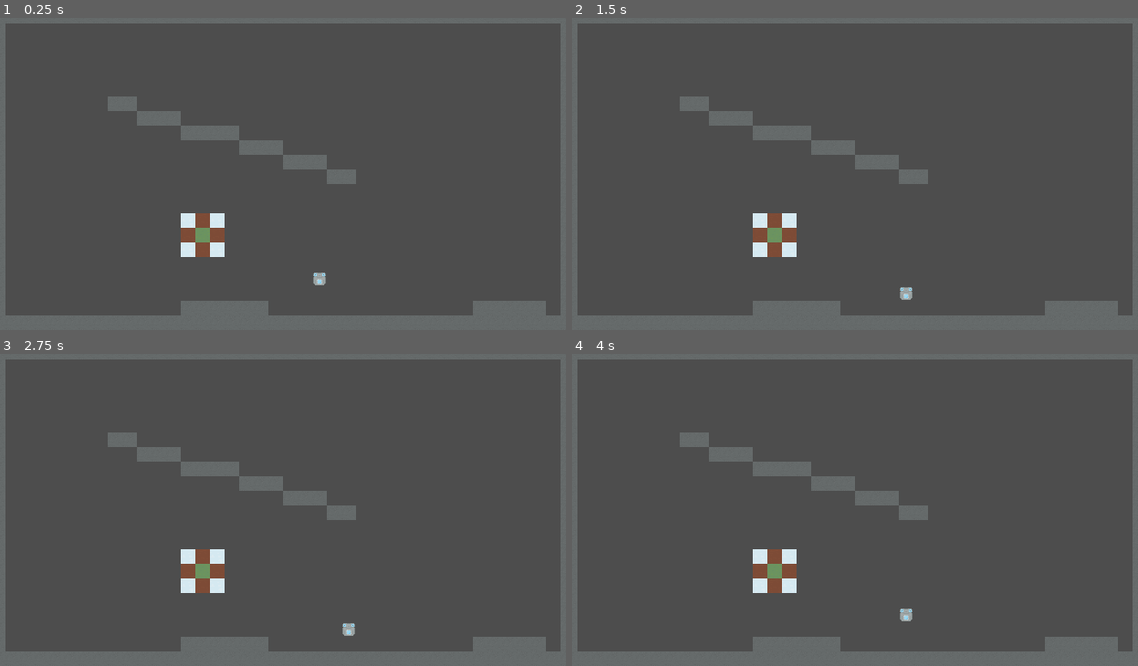
Above: before the commit, frames 1-4 (two rows, left to right).
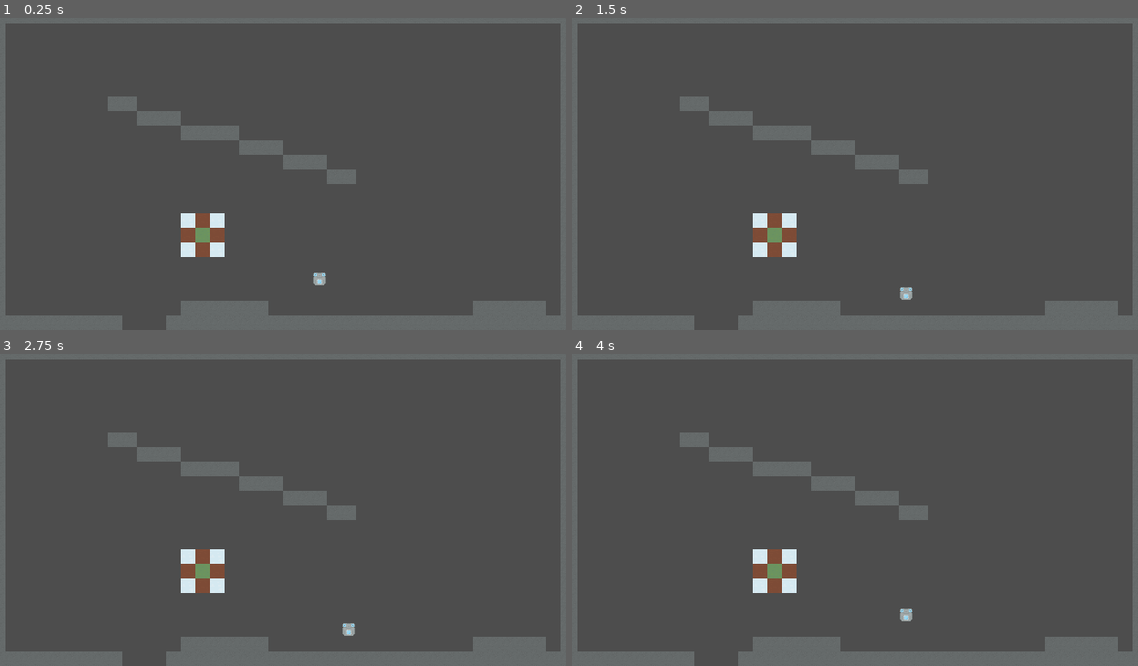
Above: after the commit, the same moments.

Repository: PhotonChaos/TemperatureBalance
Game: Godot game, scene res://main.tscn
Same seed, same stepped clock (60 frames per second), same inputs: the game is played once before the commit and once after it.
Inputs:
- Up to frame 1 (0.25 s): no input
- Up to frame 2 (1.5 s): tap Enter at 0.5 s; hold Right (move_right) 0.53-1.28 s; tap Space at 1.25 s; hold Down (move_down) from 1.28 s (still down)
- Up to frame 3 (2.75 s): tap Enter at 2 s; release Down (move_down) at 2.03 s; hold Right (move_right) from 2.03 s (still down)
- Up to frame 4 (4 s): tap Space at 2.75 s; release Right (move_right) at 2.78 s; hold Up (move_up) 2.78-3.53 s; tap Enter at 3.5 s; hold Left (move_left) from 3.53 s (still down)

The runs differ from the first frame. In frame 1, 0.4% of the frame differs, in the area x 21-30%, y 95-100%; in frame 2, 0.4%; in frame 3, 0.4%; in frame 4, 0.4%.

Commit message:
Add collision detection and tile functionality system

Diff:
--- a/Level.tscn
+++ b/Level.tscn
@@ -9,18 +9,22 @@
 [ext_resource type="TileSet" uid="uid://bmn3sy6b1w8dl" path="res://textures/level_player_tiles.tres" id="6_i544d"]
 
 [sub_resource type="TileSetAtlasSource" id="TileSetAtlasSource_mudnd"]
+resource_name = "Concrete"
 texture = ExtResource("2_lfkjb")
 0:0/0 = 0
 
 [sub_resource type="TileSetAtlasSource" id="TileSetAtlasSource_edfh0"]
+resource_name = "Dirt"
 texture = ExtResource("3_c60es")
 0:0/0 = 0
 
 [sub_resource type="TileSetAtlasSource" id="TileSetAtlasSource_qwjse"]
+resource_name = "Grass"
 texture = ExtResource("4_ml36j")
 0:0/0 = 0
 
 [sub_resource type="TileSetAtlasSource" id="TileSetAtlasSource_m23w1"]
+resource_name = "Ice"
 texture = ExtResource("5_wknhe")
 0:0/0 = 0
 
@@ -35,7 +39,7 @@
 player_template = ExtResource("2_k4dkn")
 
 [node name="LevelLayer" type="TileMapLayer" parent="."]
-tile_map_data = PackedByteArray("AAAAAAAAAAAAAAAAAAAAAAEAAAA …(416 unchanged characters)… AAAAAAAAHABUAAAAAAAAAAAAIABUAAAAAAAAAAAAJABUAAAAAAAAAAAAKABUAAAAAAAAAAAALABUAAAAAAAAAAAAMABUAAAAAAAAAAAANABQAAAAAAAAAAAAOABQAAAA …(1947 unchanged characters)…
+tile_map_data = PackedByteArray("AAAAAAAAAAAAAAAAAAAAAAEAAAA …(416 unchanged characters)… AAAAAAAAHABUAAAAAAAAAAAAIABUAAAAAAAAAAAAMABUAAAAAAAAAAAANABQAAAAAAAAAAAAOABQAAAA …(1947 unchanged characters)…
 tile_set = SubResource("TileSet_u78y0")
 collision_enabled = false
 
--- a/scripts/level.gd
+++ b/scripts/level.gd
@@ -13,25 +13,21 @@
 # This is set on level startup by reading the tilemap
 var player_ref: Player
 
+var player_cell_x = 0
+var player_cell_y = 0
+
 # TODO: Assign these to tilemap identifiers (maybe file name?)
 enum TileType {
-	NEUTRAL,
-	GOAL,
-	WALL,
-	HEAT_1,
-	HEAT_2,
-	HEAT_3,
-	COOL_1,
-	COOL_2,
-	COOL_3,
+	AIR = -1,
+	CONCRETE,
+	DIRT,
 	GRASS,
-	WATER,
-	ICE,
+	ICE
 }
 
 ## Helper Methods
-func get_tile_type(pos: Vector2) -> TileType:
-	return TileType.NEUTRAL
+func get_tile_type(x: int, y: int) -> TileType:
+	return level_tilemap.get_cell_source_id(Vector2i(x, y))
 
 ## Standard Methods
 func _ready() -> void:
@@ -48,6 +44,7 @@
 	if not valid:
 		return
 
+	# Step 1: Spawn player
 	var player_start: Rect2i = player_tilemap.get_used_rect()
 
 	if player_start.get_area() > 1:
@@ -62,11 +59,35 @@
 
 	player_ref.position = Vector2(player_start.position.x * 16 + 8, player_start.position.y * 16 + 8)
 
+	player_cell_x = player_start.position.x
+	player_cell_y = player_start.position.y
+
 	player_tilemap.hide()
 
+	# Step 2: Link up signals
+	player_ref.request_move.connect(handle_move_request)
+	player_ref.moved.connect(handle_tile_effects)
 	print("Loaded", level_name)
 
 ## Event Methods
-func player_moved(new_x, new_y):
-	# This should be bound to the signal for player_move
-	pass
+func handle_move_request(x_dst, y_dst):
+	var new_x = player_cell_x + x_dst
+	var new_y = player_cell_y + y_dst
+
+	if not (0 <= new_y and new_y <= 21):
+		return
+
+	if not (0 <= new_x and new_x <= 39):
+		return
+
+	if get_tile_type(new_x, new_y) == TileType.CONCRETE:
+		return # Use concrete as a wall for now
+
+	player_cell_x += x_dst
+	player_cell_y += y_dst
+	player_ref.move(x_dst * 16, y_dst * 16)
+
+func handle_tile_effects():
+	match get_tile_type(player_cell_x, player_cell_y):
+		TileType.ICE:
+			player_ref.add_temp(-1)
--- a/scripts/player.gd
+++ b/scripts/player.gd
@@ -2,14 +2,15 @@
 extends Sprite2D
 
 signal temp_updated(new_temp)
-signal move(new_x, new_y)
+
+# dst_x and dst_y are in cells
+signal request_move(dst_x, dst_y)
+signal moved
 
 @export var start_temp: int
 @export var move_dist: int = 16
 
 @onready var temperature = start_temp
-@onready var cell_x = 0
-@onready var cell_y = 0
 
 # Movement cooldown
 const MAX_COOLDOWN = 0.005
@@ -17,13 +18,15 @@
 
 func add_temp(t: int) -> void:
 	temperature += t
-	print("Temperature", temperature - t, "->", temperature)
+	print("Temperature ", temperature - t, " -> ", temperature)
 	temp_updated.emit(temperature)
 
-# To be called by the level when it loads in.
-func set_cell_position(x: int, y: int) -> void:
-	cell_x = x
-	cell_y = y
+# Called by Level
+func move(xdst, ydst):
+	position.x += xdst
+	position.y += ydst
+	moved.emit()
+
 
 func _process(delta: float) -> void:
 	cooldown -= delta
@@ -31,19 +34,20 @@
 	if cooldown < 0:
 		cooldown = 0
 
+
 func _input(event: InputEvent) -> void:
 	if cooldown > 0:
 		return
 
 	if event.is_action_pressed("move_up"):
-		position.y -= move_dist
-		cooldown += MAX_COOLDOWN
+		request_move.emit(0, -1)
 	elif event.is_action_pressed("move_down"):
-		position.y += move_dist
-		cooldown += MAX_COOLDOWN
+		request_move.emit(0, 1)
 	elif event.is_action_pressed("move_left"):
-		position.x -= move_dist
-		cooldown += MAX_COOLDOWN
+		request_move.emit(-1, 0)
 	elif event.is_action_pressed("move_right"):
-		position.x += move_dist
-		cooldown += MAX_COOLDOWN
+		request_move.emit(1, 0)
+	else:
+		return
+
+	cooldown += MAX_COOLDOWN
--- a/textures/level_tiles.tres
+++ b/textures/level_tiles.tres
@@ -1,3 +1,32 @@
-[gd_resource type="TileSet" format=3 uid="uid://fmwtukmj00o0"]
+[gd_resource type="TileSet" load_steps=9 format=3 uid="uid://fmwtukmj00o0"]
+
+[ext_resource type="Texture2D" uid="uid://dipmtp8tbets6" path="res://textures/Concrete.png" id="1_sufcc"]
+[ext_resource type="Texture2D" uid="uid://d3sxfj2xq82x7" path="res://textures/Dirt.png" id="2_m14p8"]
+[ext_resource type="Texture2D" uid="uid://sv486du6q603" path="res://textures/Grass.png" id="3_ut7ql"]
+[ext_resource type="Texture2D" uid="uid://b7ntsqeifctm0" path="res://textures/Ice.png" id="4_f1lmt"]
+
+[sub_resource type="TileSetAtlasSource" id="TileSetAtlasSource_mudnd"]
+resource_name = "Concrete"
+texture = ExtResource("1_sufcc")
+0:0/0 = 0
+
+[sub_resource type="TileSetAtlasSource" id="TileSetAtlasSource_edfh0"]
+resource_name = "Dirt"
+texture = ExtResource("2_m14p8")
+0:0/0 = 0
+
+[sub_resource type="TileSetAtlasSource" id="TileSetAtlasSource_qwjse"]
+resource_name = "Grass"
+texture = ExtResource("3_ut7ql")
+0:0/0 = 0
+
+[sub_resource type="TileSetAtlasSource" id="TileSetAtlasSource_m23w1"]
+resource_name = "Ice"
+texture = ExtResource("4_f1lmt")
+0:0/0 = 0
 
 [resource]
+sources/0 = SubResource("TileSetAtlasSource_mudnd")
+sources/1 = SubResource("TileSetAtlasSource_edfh0")
+sources/2 = SubResource("TileSetAtlasSource_qwjse")
+sources/3 = SubResource("TileSetAtlasSource_m23w1")
